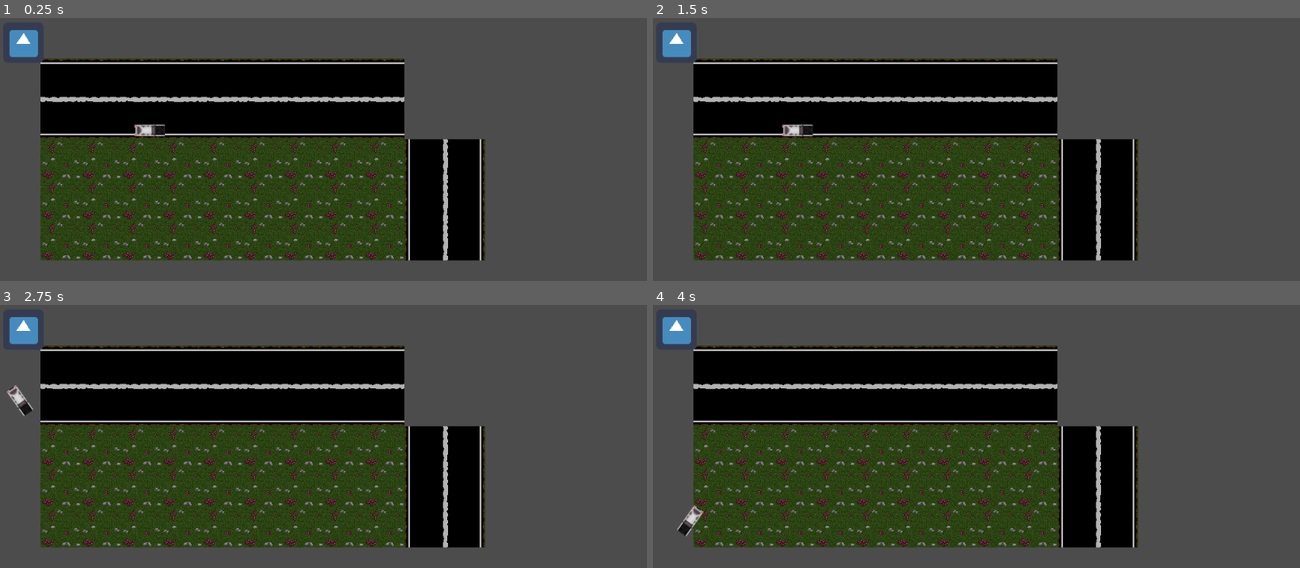
Above: before the commit, frames 1-4 (two rows, left to right).
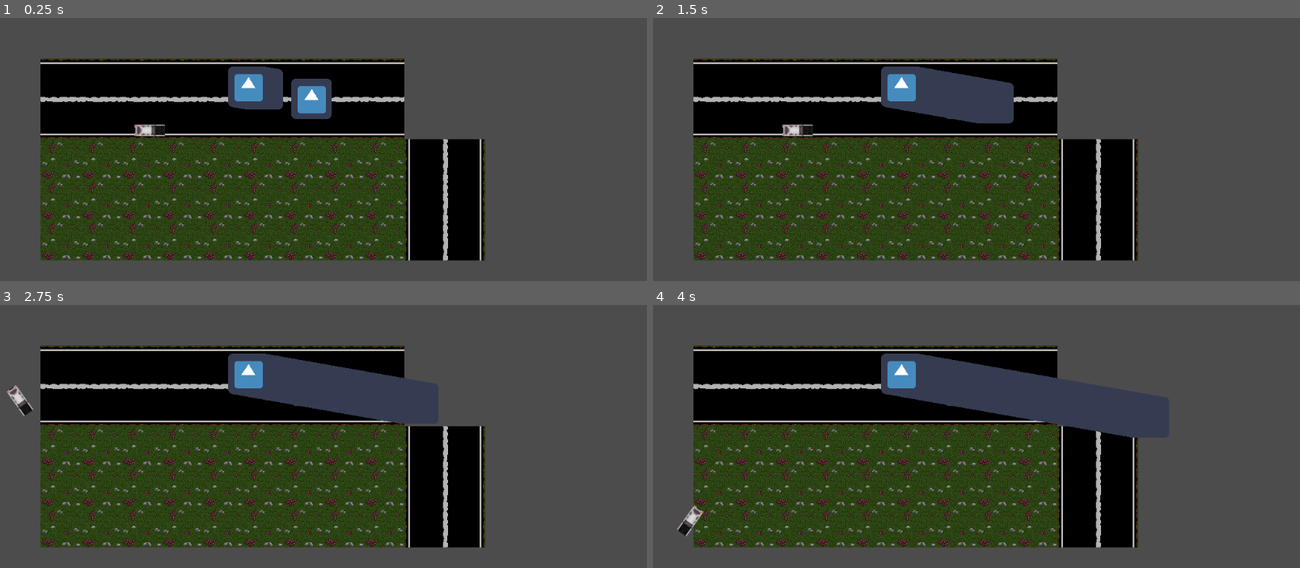
Above: after the commit, the same moments.

Repository: VictorChenJ/Tofu-Delivery-Simulator-Shoot-Out-Simulator-Game-D1
Game: Godot game, scene res://Map.tscn
Two runs of this game, one before a commit and one after it. Both use one fixed random seed, a clock stepped at 60 frames per second and the inputs below. The engine's default icon, where the game draws it, is replaced by a stand-in: a white triangle on a blue panel in a dark square.
Inputs:
- Up to frame 1 (0.25 s): no input
- Up to frame 2 (1.5 s): hold A (steer_right) 0.53-1.28 s; hold Space (brake) from 1.28 s (still down)
- Up to frame 3 (2.75 s): release Space (brake) at 2.03 s; hold A (steer_right) from 2.03 s (still down)
- Up to frame 4 (4 s): release A (steer_right) at 2.78 s; hold W (accelerate) 2.78-3.53 s; hold D (steer_left) from 3.53 s (still down)

The runs differ from the first frame. In frame 1, 2.8% of the frame differs, in the area x 1-52%, y 4-39%; in frame 2, 3.9%; in frame 3, 5.2%; in frame 4, 5.5%, in the area x 1-75%, y 4-51%.

Commit message:
Bullets
Bullets virker, og man kan dø og miste liv

Diff:
--- a/Enemy.gd
+++ b/Enemy.gd
@@ -1,5 +1,6 @@
-extends RigidBody2D
+extends KinematicBody2D
 
+# I like to have these scenes start with obj_, to distinguish them from other similarly named variables
 const obj_bullet = preload("res://bullet.tscn")
 
 func shoot(direction: float, speed: float):
@@ -7,3 +8,6 @@
 	new_bullet.velocity = Vector2(speed, 0).rotated(deg2rad(direction))
 	new_bullet.position = position
 	get_parent().add_child(new_bullet)
+
+func _process(delta):
+	shoot(10, 100)
--- a/Enemy.tscn
+++ b/Enemy.tscn
@@ -6,8 +6,7 @@
 [sub_resource type="RectangleShape2D" id=1]
 extents = Vector2( 31.5, 31.5 )
 
-[node name="RigidBody2D" type="RigidBody2D"]
-gravity_scale = 0.0
+[node name="KinematicBody2D" type="KinematicBody2D"]
 script = ExtResource( 2 )
 
 [node name="Sprite" type="Sprite" parent="."]
@@ -20,5 +19,3 @@
 [node name="VisibilityNotifier2D" type="VisibilityNotifier2D" parent="."]
 position = Vector2( -6.3777e-07, -5.36442e-07 )
 scale = Vector2( 3.2, 3.2 )
-
-[connection signal="body_entered" from="." to="." method="_on_RigidBody2D_body_entered"]
--- a/Map.tscn
+++ b/Map.tscn
@@ -86,8 +86,11 @@
 format = 1
 tile_data = PoolIntArray( 65537, 0, 0, 65538, 0, 0, 65539, 0, 0, 65540, 0, 0, 65541, 0, 0, 65542, 0, 0, 65543, 0, 0, 65 …(612 unchanged characters)…
 
+[node name="KinematicBody2D2" parent="." instance=ExtResource( 3 )]
+position = Vector2( 393, 109 )
+
+[node name="bullet" parent="KinematicBody2D2" instance=ExtResource( 4 )]
+position = Vector2( 100, 19 )
+
 [node name="KinematicBody2D" parent="." instance=ExtResource( 1 )]
 position = Vector2( 202, 154 )
-
-[node name="RigidBody2D" parent="." instance=ExtResource( 3 )]
-position = Vector2( 37, 39 )
--- a/bullet.gd
+++ b/bullet.gd
@@ -1,20 +1,27 @@
 extends Area2D
+
 
 var velocity: Vector2 = Vector2()
 var duration = 20
+
 
 func _ready() -> void:
 	connect("body_entered", self, "_on_body_entered")
 
 func _process(delta: float) -> void:
 	position += velocity * delta
+
 	duration -= delta
 	if duration <= 0:
 		queue_free()
 
-func _on_body_entered(body: Node) -> void:
-	# 'body' er tingen som bullet rammer
+
+
+func _on_body_entered(body):
+	# "body" here is the thing that we've hit
+	# Here we check if the body is a player, so we know to deal damage to them
+	# There are other ways to do this including class names and collision layers
 	if body.is_in_group("players"):
-		if body.has.method("take_damage"):
-			body.take_damage(1)
+		# You need to make sure your player has a "take_damage" function
+		body.take_damage(1)
 		queue_free()
--- a/bullet.tscn
+++ b/bullet.tscn
@@ -4,14 +4,13 @@
 [ext_resource path="res://icon.png" type="Texture" id=2]
 
 [sub_resource type="RectangleShape2D" id=1]
-extents = Vector2( 28.5, 29 )
+extents = Vector2( 24.5, 25.5 )
 
-[node name="Area2D" type="Area2D"]
+[node name="bullet" type="Area2D"]
 script = ExtResource( 1 )
 
 [node name="sprite" type="Sprite" parent="."]
 texture = ExtResource( 2 )
 
 [node name="hitbox" type="CollisionShape2D" parent="."]
-position = Vector2( -0.5, 0 )
 shape = SubResource( 1 )
Not shown: 1 places in Map.tscn that only renumber resources
